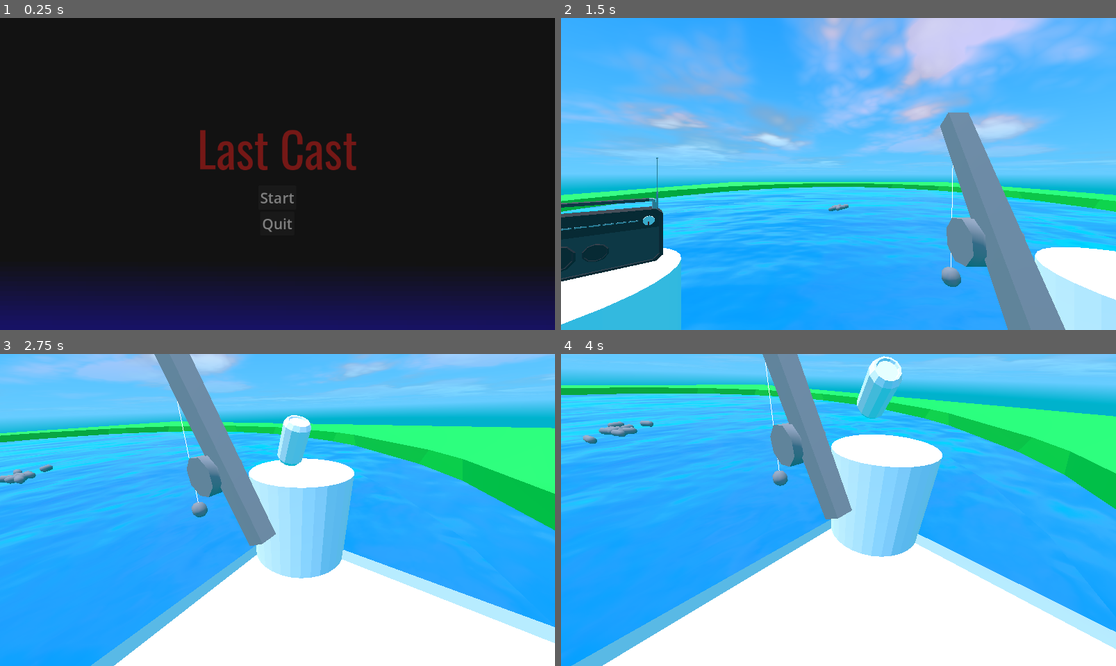
Above: before the commit, frames 1-4 (two rows, left to right).
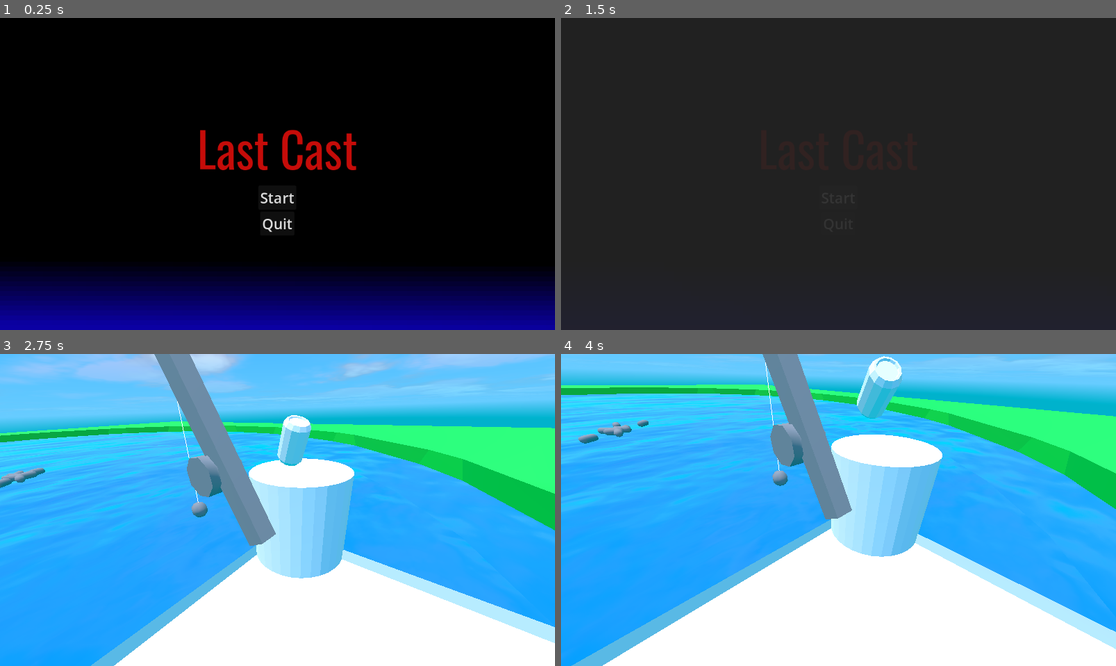
Above: after the commit, the same moments.

Repository: Herodegon/GMTK_2026
Game: Godot game, scene res://scenes/main_menu.tscn
The game is run twice, just before and just after one commit, with the same random seed, the same clock (stepped at 60 frames per second) and the same inputs. This scene is started directly instead of the project's main scene. Sound files missing from this copy of the repository are replaced by a short silence.
Inputs (mouse positions are in pixels of both pictures, inside the frame that each line leads up to):
- Up to frame 1 (0.25 s): no input
- Up to frame 2 (1.5 s): click "Start" at 0.5 s; click (838, 198) at 1.25 s, where only the run after the commit has a clickable "Start"
- Up to frame 3 (2.75 s): hold D (right) from 2.03 s (still down); hold E (interact) from 2.03 s (still down)
- Up to frame 4 (4 s): release D (right) at 2.78 s; release E (interact) at 2.78 s; hold S (down) 2.78-3.53 s; tap E (interact) at 2.85 s; hold D (right) from 3.53 s (still down); hold E (interact) from 3.53 s (still down)

The runs differ from the first frame. In frame 1, 12% of the frame differs, in the area x 0-100%, y 35-100%; in frame 2, 100%, in the area x 0-100%, y 0-100%; in frame 3, 0.2%; in frame 4, 0.3%.

Commit message:
fade out finished and working

Diff:
--- a/scenes/main_menu.tscn
+++ b/scenes/main_menu.tscn
@@ -26,7 +26,7 @@
 "times": PackedFloat32Array(0),
 "transitions": PackedFloat32Array(1),
 "update": 0,
-"values": [Color(0.14, 0.14, 0.14, 0.49803922)]
+"values": [Color(0.14, 0.14, 0.14, 0)]
 }
 
 [sub_resource type="Animation" id="Animation_bqqt6"]
@@ -102,10 +102,11 @@
 grow_horizontal = 2
 grow_vertical = 2
 mouse_filter = 2
-color = Color(0.14, 0.14, 0.14, 0.49803922)
+color = Color(0.14, 0.14, 0.14, 0)
 
 [node name="AnimationPlayer" type="AnimationPlayer" parent="." unique_id=1246604793]
 libraries/ = SubResource("AnimationLibrary_wu84c")
 
 [connection signal="pressed" from="HBoxContainer/VBoxContainer/VBoxContainer/Start" to="." method="_on_start_pressed"]
 [connection signal="pressed" from="HBoxContainer/VBoxContainer/VBoxContainer/Quit" to="." method="_on_quit_pressed"]
+[connection signal="animation_finished" from="AnimationPlayer" to="." method="_on_animation_player_animation_finished"]
--- a/scripts/main_menu.gd
+++ b/scripts/main_menu.gd
@@ -1,9 +1,12 @@
 extends Node2D
 
+
 func _on_start_pressed() -> void:
+
 	$AnimationPlayer.play("fade out")
-
-	get_tree().change_scene_to_file("res://scenes/world.tscn")
 
 func _on_quit_pressed() -> void:
 	get_tree().quit()
+
+func _on_animation_player_animation_finished(anim_name: StringName) -> void:
+	get_tree().change_scene_to_file("res://scenes/world.tscn")
